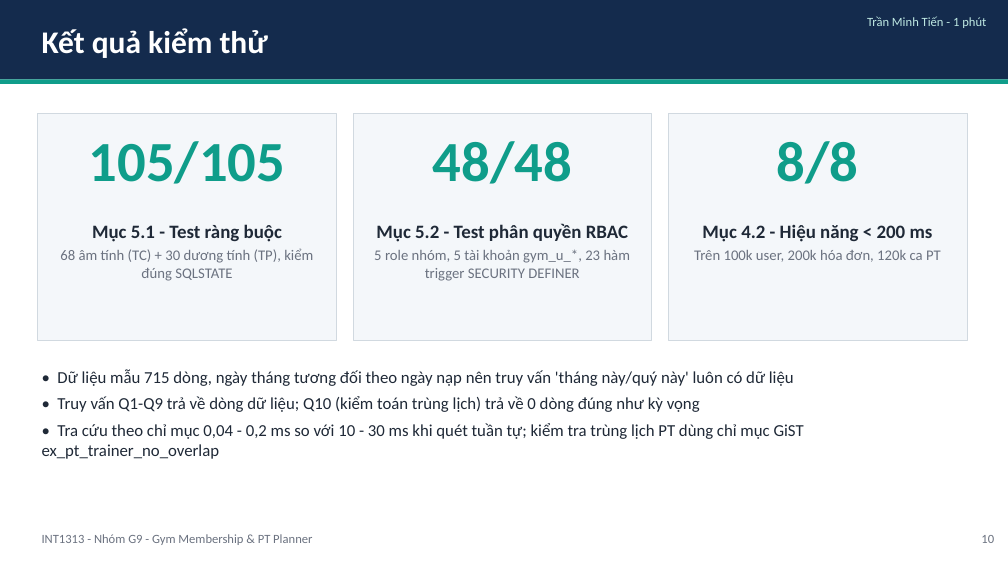
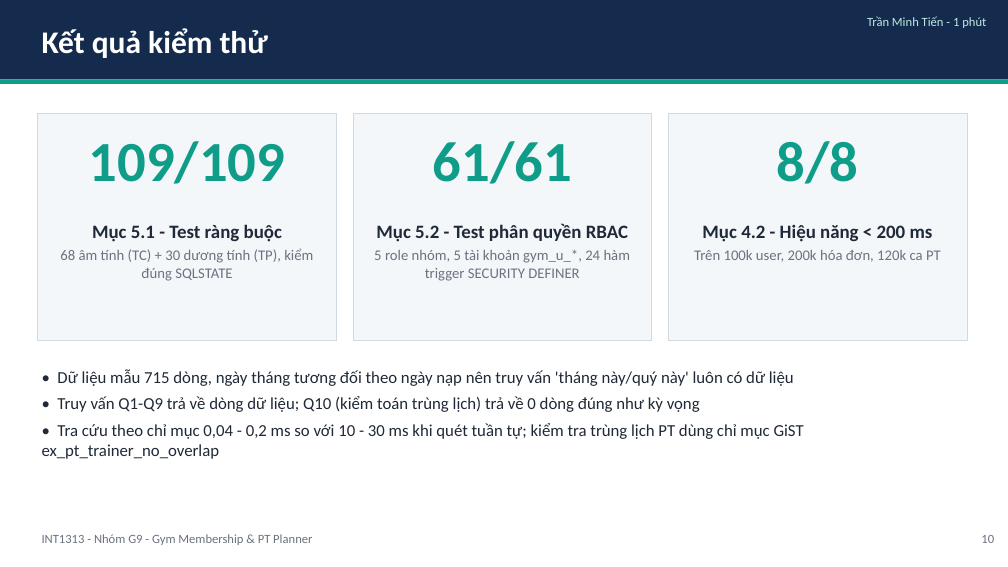
Before and after one commit to TienVN6222/PTIT_INT1313_CSDL_Group9, a slide deck: slide 10 of Phase 4/presentation/deck.pptx. Drawn at 1008x567 pixels with LibreOffice and Linux fonts; fonts in the diff are those of the drawing. Boxes give left, top, right and bottom in pixels: in the first picture for what was removed or moved away, otherwise in the second. Text is boxed around its words. In the diff, an @@ line names an element or a change of style, - is before the commit and + after.

Commit message:
Thực thi đầy đủ BR-23 và gia cố BR-10; đồng bộ tài liệu, báo cáo, slide
- BR-23: created_by_user_id NOT NULL, thêm updated_by_user_id/updated_at;
  trigger trg_set_updated_by; mọi thao tác ghi phải đặt app.current_user_id
  (app qua db_tx, scheduler qua PGOPTIONS, test 05/09)
- BR-10: mọi đối tượng thuộc role NOLOGIN gym_owner; event trigger
  evt_protect_billing_log/_drop chặn ALTER/DROP billing_log và trigger bất biến,
  kể cả superuser (lối thoát bảo trì có chủ đích)
- Kiểm thử: 05 = 109/109, 09 = 61/61, 06 = 8/8
- Cập nhật Phase 1/2 docs, 07_test_results, README, hướng dẫn bảo vệ SQL,
  slide (phân công đề xuất), sơ đồ EER, báo cáo Word/Markdown

```diff
--- a/Phase 4/presentation/deck.pptx
+++ b/Phase 4/presentation/deck.pptx
@@ text at <box>89,141,285,184</box>: text changed @@
-105/105
+109/109
@@ text at <box>433,141,572,184</box>: text changed @@
-48/48
+61/61
@@ text at <box>374,250,630,281</box>: text changed @@
-5 role nhóm, 5 tài khoản gym_u_*, 23 hàm trigger SECURITY DEFINER
+5 role nhóm, 5 tài khoản gym_u_*, 24 hàm trigger SECURITY DEFINER
```
Also in this commit, not shown: 4 other slides changed, 32 other files.
